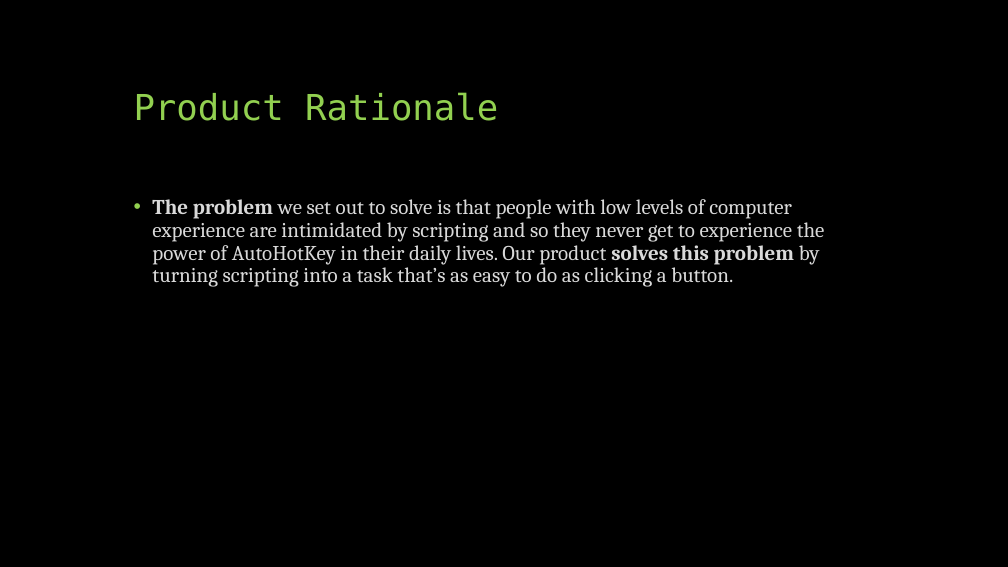
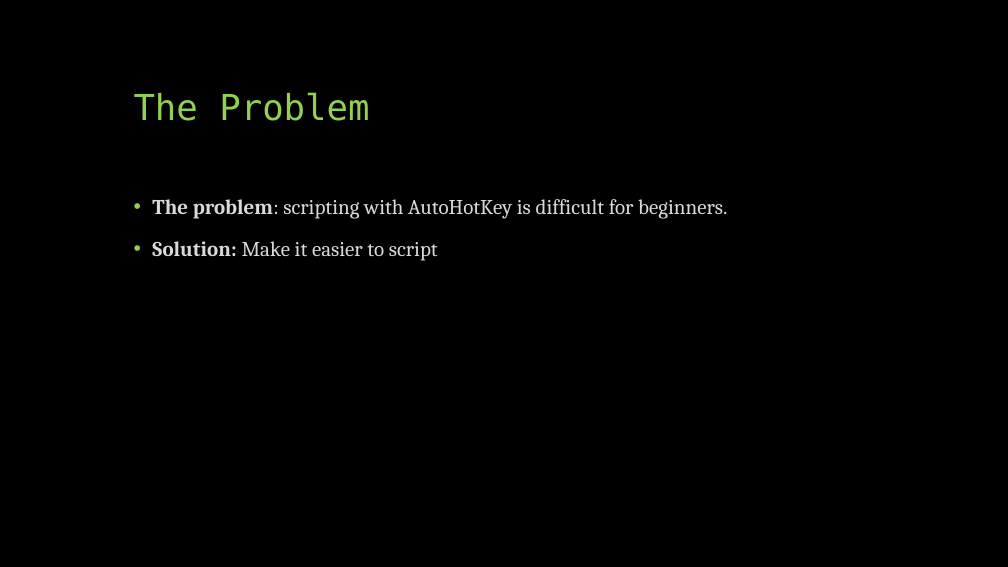
Before and after one commit to CS341-Group-2/sprint-1-presentation, a slide deck: slide 2 of Group 2 Introductory Presentation.pptx (slide 3 before the commit). Drawn at 1008x567 pixels with LibreOffice and Linux fonts; fonts in the diff are those of the drawing. Boxes give left, top, right and bottom in pixels: in the first picture for what was removed or moved away, otherwise in the second. Text is boxed around its words. In the diff, an @@ line names an element or a change of style, - is before the commit and + after.

```diff
--- a/Group 2 Introductory Presentation.pptx
+++ b/Group 2 Introductory Presentation.pptx
@@ title at (134,92,369,121): text changed @@
-Product Rationale
+The Problem
@@ text at (152,199,727,261): text changed @@
-• The problem we set out to solve is that people with low levels of computer experience are intimidated by scripting and so they never get to experience the power of AutoHotKey in their daily lives. Our product solves this problem by turning scripting into a task that’s as easy to do as clicking a button.
+• The problem: scripting with AutoHotKey is difficult for beginners.
+• Solution: Make it easier to script
```
Also in this commit, not shown: 3 other slides changed.
